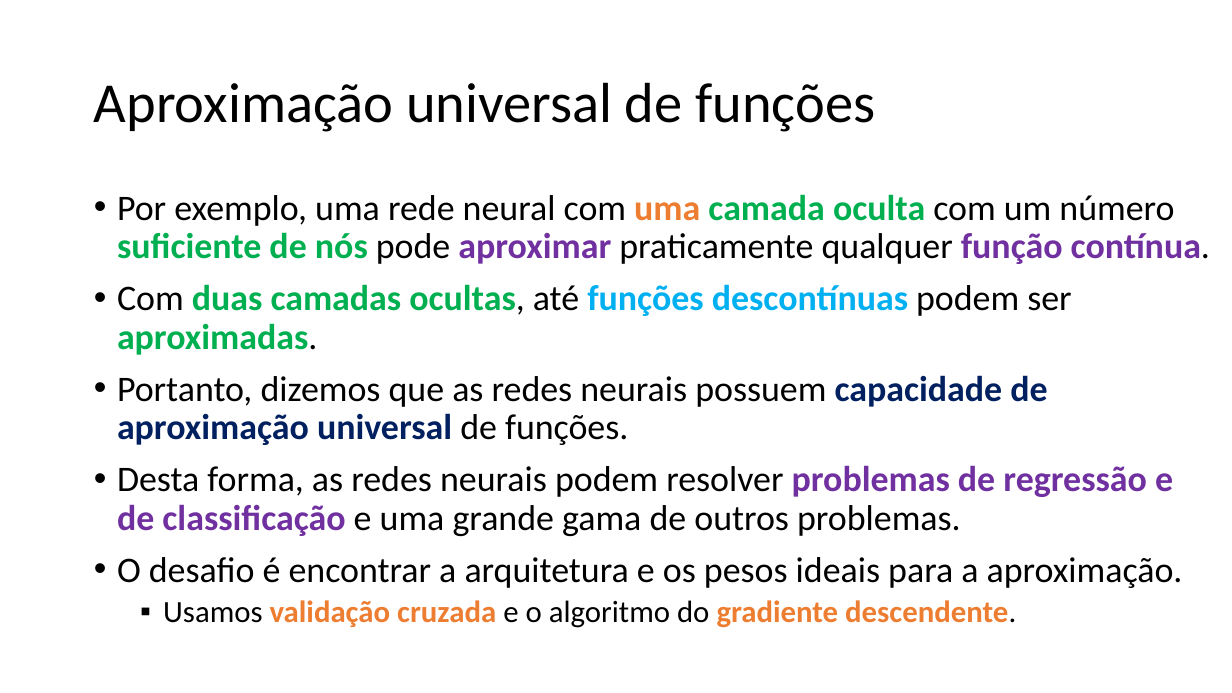
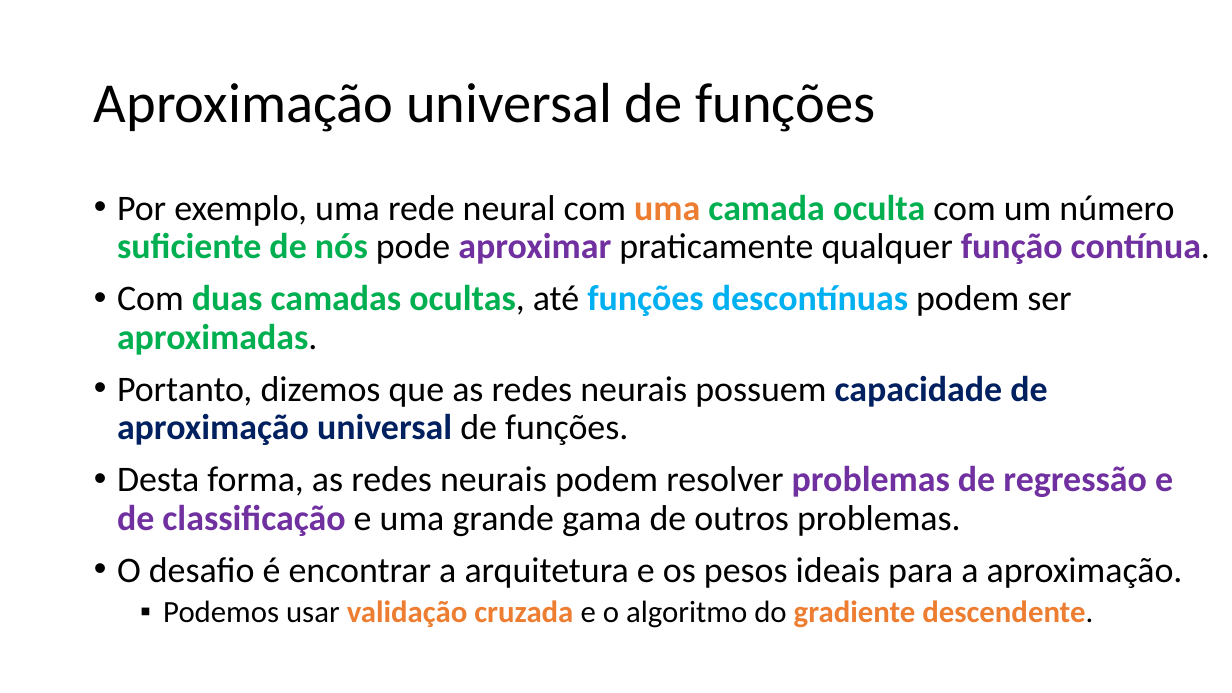
Before and after one commit to zz4fap/c24_inteligencia_artificial, a slide deck: slide 30 of slides/C24_MLP.pptx. Drawn at 1232x693 pixels with LibreOffice and Linux fonts; fonts in the diff are those of the drawing. Boxes give left, top, right and bottom in pixels: in the first picture for what was removed or moved away, otherwise in the second. Text is boxed around its words. In the diff, an @@ line names an element or a change of style, - is before the commit and + after.

```diff
--- a/slides/C24_MLP.pptx
+++ b/slides/C24_MLP.pptx
@@ text at <box>163,600,1093,628</box>: text changed @@
-  ▪ Usamos validação cruzada e o algoritmo do gradiente descendente.
+  ▪ Podemos usar validação cruzada e o algoritmo do gradiente descendente.
```
Also in this commit, not shown: 5 other slides changed.
